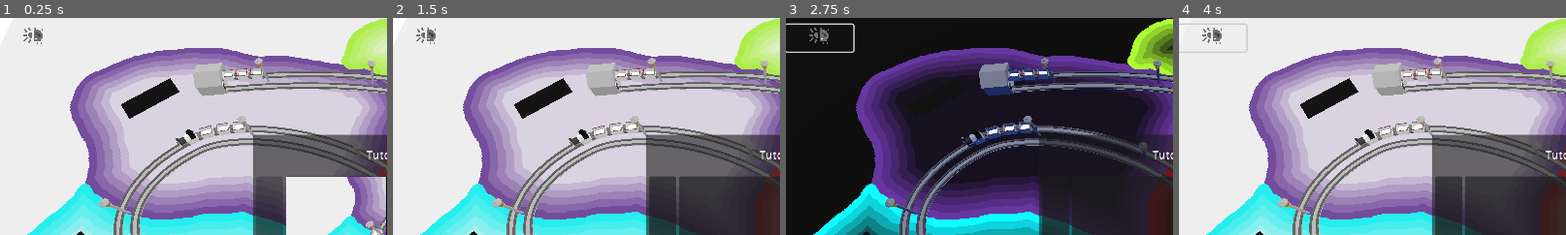
Above: before the commit, frames 1-4 (left to right).
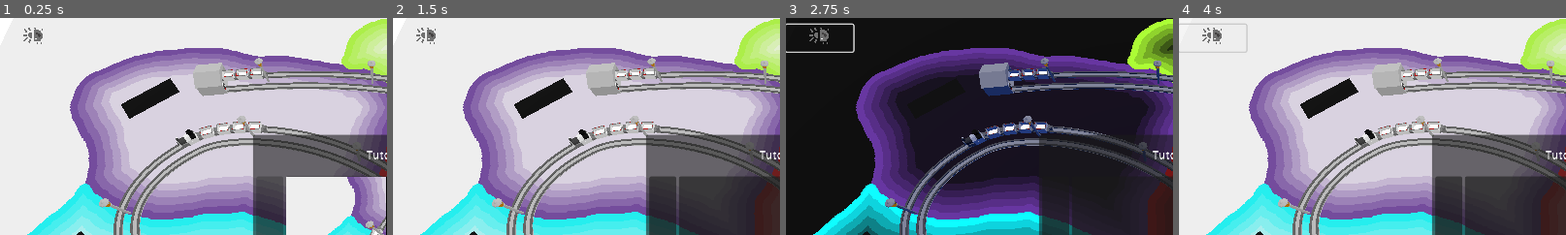
Above: after the commit, the same moments.

Repository: squirrelsoftcompany/LD54
Game: Godot game, scene res://_scenes/levels/level_3.tscn
Two runs of this game, one before a commit and one after it. Both use one fixed random seed, a clock stepped at 60 frames per second and the inputs below. This scene is started directly instead of the project's main scene.
Inputs (mouse positions are % of the whole screen's width and height, from its top left):
- Up to frame 1 (0.25 s): no input
- Up to frame 2 (1.5 s): click (65, 54) at 0.5 s; click (65, 54) at 1.25 s
- Up to frame 3 (2.75 s): click (4, 5) at 2 s
- Up to frame 4 (4 s): click (35, 54) at 2.75 s; click (4, 5) at 3.5 s
The pictures show only the part of the screen within x 0-50%, y 0-50%; the shares and areas given below are measured in that part.

The runs differ from the first frame. In frame 1, 0.2% of the frame differs, in the area x 64-69%, y 47-54%; in frame 2, 0.2%; in frame 3, 0.2%; in frame 4, 0.2%.

Commit message:
balance +

Diff:
--- a/_scenes/levels/level_3.tscn
+++ b/_scenes/levels/level_3.tscn
@@ -34,6 +34,7 @@
 
 [node name="Train" parent="railway" index="4" instance=ExtResource("3_glt3k")]
 transform = Transform3D(0.500312, 0, -0.865845, 0, 1, 0, 0.865845, 0, 0.500312, -153.982, 0, -50.3629)
+wagon_count = 4
 backward = true
 pause_at_end = 0.0
 
--- a/_scenes/levels/level_4.tscn
+++ b/_scenes/levels/level_4.tscn
@@ -42,6 +42,7 @@
 
 [node name="Train" parent="railway" index="4" instance=ExtResource("3_thhca")]
 transform = Transform3D(0.500312, 0, -0.865845, 0, 1, 0, 0.865845, 0, 0.500312, -153.982, 0, -50.3629)
+wagon_count = 4
 
 [node name="railway3" parent="." index="5" instance=ExtResource("2_3y3yh")]
 curve = SubResource("Curve3D_nodmp")
